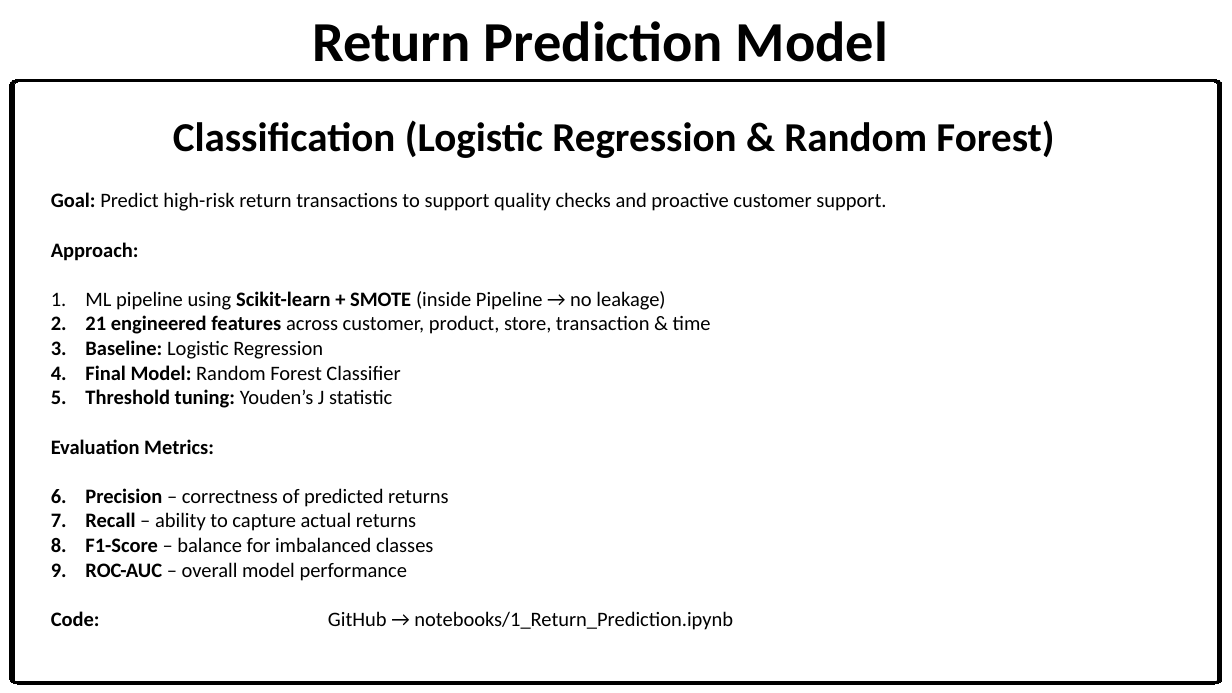
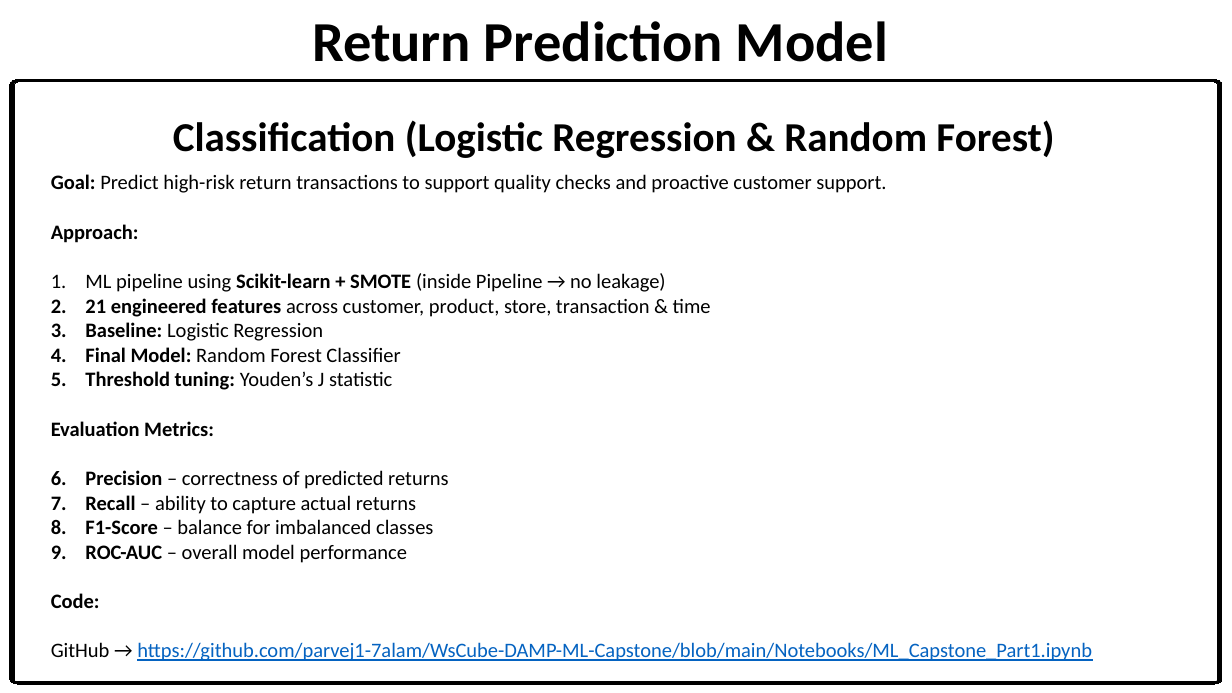
Before and after one commit to parvej1-7alam/WsCube-DAMP-ML-Capstone, a slide deck: slide 37 of Presentation/Capstone_PPT.pptx. Drawn at 1232x693 pixels with LibreOffice and Linux fonts; fonts in the diff are those of the drawing. Boxes give left, top, right and bottom in pixels: in the first picture for what was removed or moved away, otherwise in the second. Text is boxed around its words. In the diff, an @@ line names an element or a change of style, - is before the commit and + after.

```diff
--- a/Presentation/Capstone_PPT.pptx
+++ b/Presentation/Capstone_PPT.pptx
@@ text "Goal: Predict high-risk return transactions ..." moved from (x1=51, y1=192, x2=886, y2=630) to (x1=51, y1=174, x2=1092, y2=661) @@
@@ text at (x1=51, y1=593, x2=1092, y2=661): text changed; text colour #000000 to #0563C1 @@
-Code: GitHub → notebooks/1_Return_Prediction.ipynb
+Code:
+GitHub → https://github.com/parvej1-7alam/WsCube-DAMP-ML-Capstone/blob/main/Notebooks/ML_Capstone_Part1.ipynb
```
Also in this commit, not shown: 1 other slide changed.
